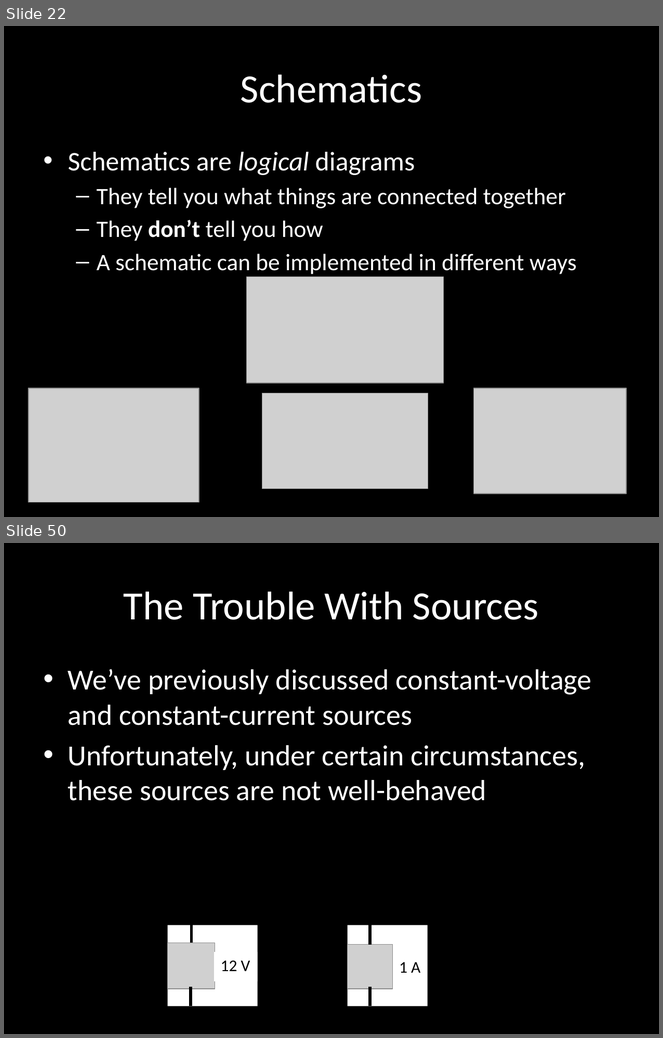
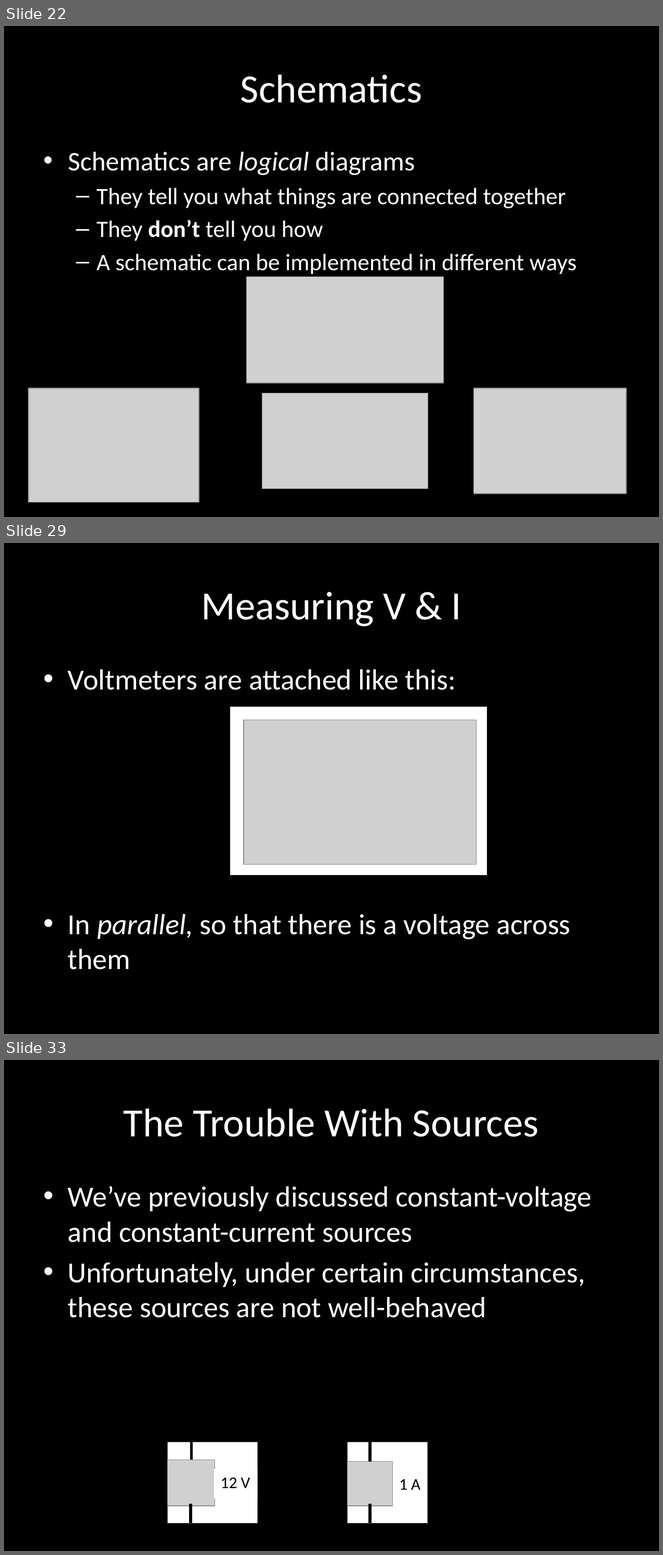
Before and after one commit to carlosgj/FRC-Training, a slide deck: Electronics 101.pptx. Shown one above the other, each under a label of ours: slides 22 and 50 before the commit, slides 22, 29 and 33 after it; the slides between them are not shown. The pictures are 663x1038 and 663x1555 pixels, drawn with LibreOffice and Linux fonts; fonts in the diff are those of the drawing; grey boxes stand for pictures; background and template pictures are left out. Boxes give left, top, right and bottom in pixels: in the first picture for what was removed or moved away, otherwise in the second. Text is boxed around its words. In the diff, an @@ line names an element or a change of style, - is before the commit and + after.

```diff
--- a/Electronics 101.pptx
+++ b/Electronics 101.pptx
@@ slide 29 added at box(4, 543, 659, 1034), background #000000 @@
@@ title added at box(201, 592, 461, 627), 44 pt, text #FFFFFF @@
+Measuring V & I
@@ text added at box(68, 669, 570, 970), 32 pt, text #FFFFFF @@
+• Voltmeters are attached like this:
+• In parallel, so that there is a voltage across them
@@ rectangle added at box(230, 707, 487, 875), fill #FFFFFF @@
@@ picture added at box(244, 720, 476, 865) @@
@@ what was slide 50 is now slide 33 @@
```
Also in this commit, not shown: 2 slides changed, 9 other slides added.
